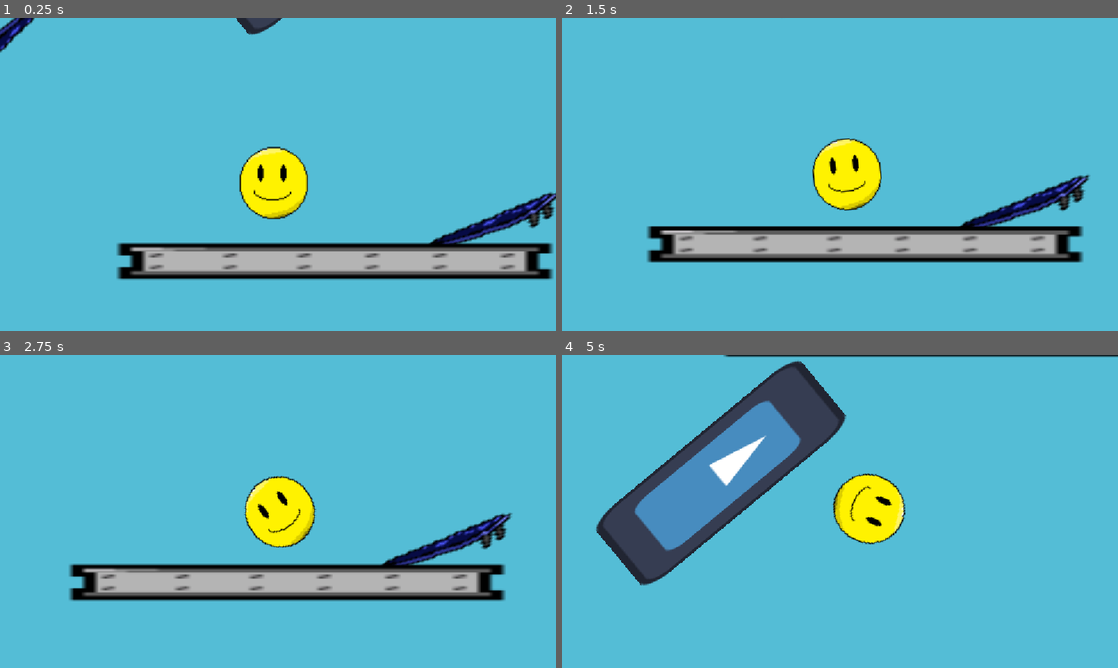
Above: before the commit, frames 1-4 (two rows, left to right).
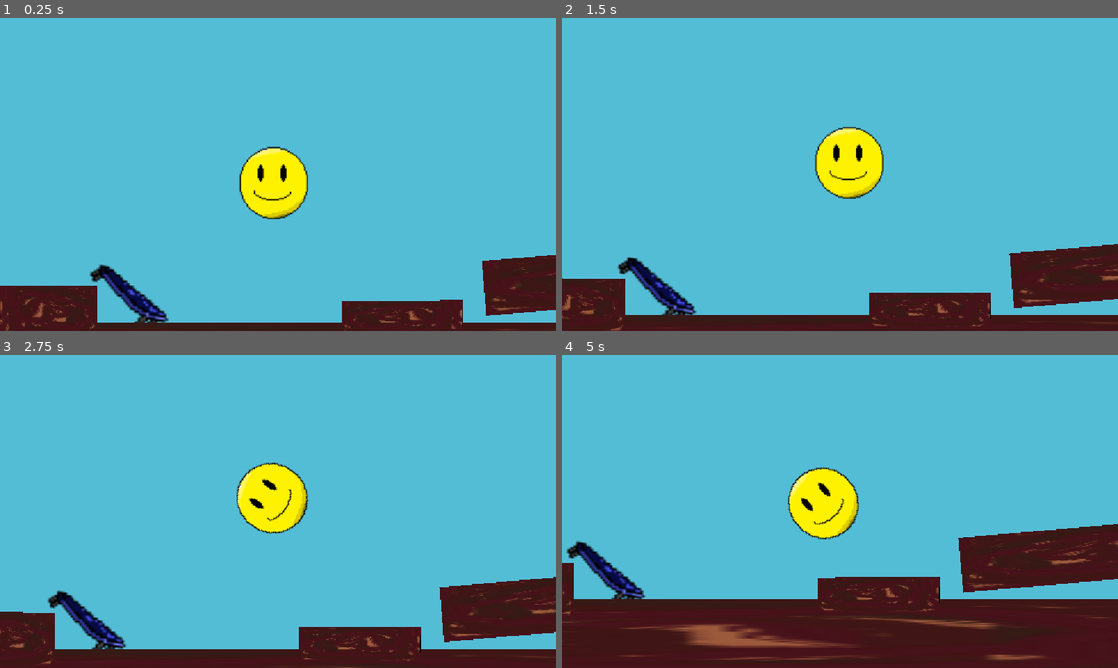
Above: after the commit, the same moments.

Repository: cyan-teal/hole-bounce
Game: Godot game, scene res://scenes/level_1.tscn
Same seed, same stepped clock (60 frames per second), same inputs: the game is played once before the commit and once after it. Before the commit the project starts from res://scenes/level_2.tscn. The engine's default icon, where the game draws it, is replaced by a stand-in: a white triangle on a blue panel in a dark square.
Inputs:
- Up to frame 1 (0.25 s): no input
- Up to frame 2 (1.5 s): hold Right (go_right) 0.53-1.28 s; hold Space (pass) 0.53-1.28 s; hold Left (go_left) from 1.28 s (still down); tap Space (pass) at 1.35 s
- Up to frame 3 (2.75 s): release Left (go_left) at 2.03 s; hold Right (go_right) from 2.03 s (still down); hold Space (pass) from 2.03 s (still down)
- Up to frame 4 (5 s): release Space (pass) at 2.78 s; tap Space (pass) at 2.85, 4.35 s; release Right (go_right) at 3.53 s; hold Space (pass) 3.53-4.28 s; hold Left (go_left) from 3.53 s (still down)

The runs differ from the first frame. In frame 1, 20% of the frame differs, in the area x 0-100%, y 0-100%; in frame 2, 24%; in frame 3, 25%; in frame 4, 47%.

Commit message:
map

Diff:
--- a/hole-bounce/project.godot
+++ b/hole-bounce/project.godot
@@ -11,7 +11,7 @@
 [application]
 
 config/name="Hole Bounce"
-run/main_scene="uid://c7bpyxufi1dmw"
+run/main_scene="uid://cvompijt5hlt0"
 config/features=PackedStringArray("4.7", "GL Compatibility")
 config/icon="uid://cpsm7tj76dhok"
 
--- a/hole-bounce/scenes/level_2.tscn
+++ b/hole-bounce/scenes/level_2.tscn
@@ -7,11 +7,12 @@
 [ext_resource type="PackedScene" uid="uid://bfkf8mxjbh5ky" path="res://steel_beams.tscn" id="4_eqxsl"]
 [ext_resource type="Script" uid="uid://c2pgckwu706fm" path="res://scenes/launch_pad st.gd" id="4_wo48x"]
 [ext_resource type="PackedScene" uid="uid://dc3ifb2nhulun" path="res://scenes/hole.tscn" id="7_y0kc7"]
+[ext_resource type="PackedScene" uid="uid://bg8re1clvsn4u" path="res://scenes/level_end.tscn" id="8_ne2mo"]
 
 [node name="Level2" type="Node2D" unique_id=2075713534]
 
 [node name="Player" parent="." unique_id=244388843 instance=ExtResource("1_eqxsl")]
-position = Vector2(4702, 1094)
+position = Vector2(-621, 4082)
 physics_material_override = null
 
 [node name="Camera2D" type="Camera2D" parent="Player" unique_id=1067887717]
@@ -71,11 +72,33 @@
 scale = Vector2(1.6454968, 0.9052839)
 script = ExtResource("3_b4j7a")
 
+[node name="LaunchPad10" parent="." unique_id=363527468 instance=ExtResource("2_b4j7a")]
+position = Vector2(5513, 269)
+rotation = 0.03501588
+scale = Vector2(1.6454968, 0.9052839)
+script = ExtResource("3_b4j7a")
+
+[node name="LaunchPad10" parent="LaunchPad10" unique_id=2054360146 instance=ExtResource("2_b4j7a")]
+position = Vector2(-713.9989, -825.5166)
+rotation = 0.071946256
+scale = Vector2(1.6454968, 0.9052839)
+script = ExtResource("3_b4j7a")
+
+[node name="steel beams6" parent="LaunchPad10" unique_id=1481196679 instance=ExtResource("4_eqxsl")]
+position = Vector2(-476.2778, -796.18353)
+rotation = -0.04462785
+scale = Vector2(11.599815, 5.5290747)
+
 [node name="StaticBody2D" type="StaticBody2D" parent="." unique_id=718391233]
-position = Vector2(4702, 1094)
+position = Vector2(-621, 4082)
 
 [node name="build" parent="." unique_id=865045458 instance=ExtResource("3_pbc48")]
 position = Vector2(-308, 5898)
+rotation = -3.1415925
+scale = Vector2(9.795741, -17.694115)
+
+[node name="build4" parent="." unique_id=2135429804 instance=ExtResource("3_pbc48")]
+position = Vector2(5147, 3009.0002)
 rotation = -3.1415925
 scale = Vector2(9.795741, -17.694115)
 
@@ -89,7 +112,7 @@
 rotation = -3.1415925
 scale = Vector2(17.142475, -22.188332)
 
-[node name="steel beams" parent="." unique_id=1481196679 instance=ExtResource("4_eqxsl")]
+[node name="steel beams" parent="." unique_id=1079285942 instance=ExtResource("4_eqxsl")]
 position = Vector2(856.00006, 4277.9995)
 scale = Vector2(12.371967, 9.497825)
 
@@ -105,12 +128,8 @@
 position = Vector2(3043.9998, 1992.0005)
 scale = Vector2(12.7792425, 4.059828)
 
-[node name="steel beams5" parent="." unique_id=1855267329 instance=ExtResource("4_eqxsl")]
-position = Vector2(4820, 1278.9998)
-scale = Vector2(12.7792425, 4.059828)
-
 [node name="steel beams6" parent="." unique_id=1512644714 instance=ExtResource("4_eqxsl")]
-position = Vector2(5265, 299.99988)
+position = Vector2(5360, 300)
 scale = Vector2(12.7792425, 4.059828)
 
 [node name="Hole" parent="." unique_id=682024800 instance=ExtResource("7_y0kc7")]
@@ -122,3 +141,6 @@
 position = Vector2(4329.0005, 167.99997)
 rotation = -0.08598262
 scale = Vector2(1.4177576, 4.3063307)
+
+[node name="LevelEnd" parent="." unique_id=1912925523 instance=ExtResource("8_ne2mo")]
+position = Vector2(4910, -1520)
